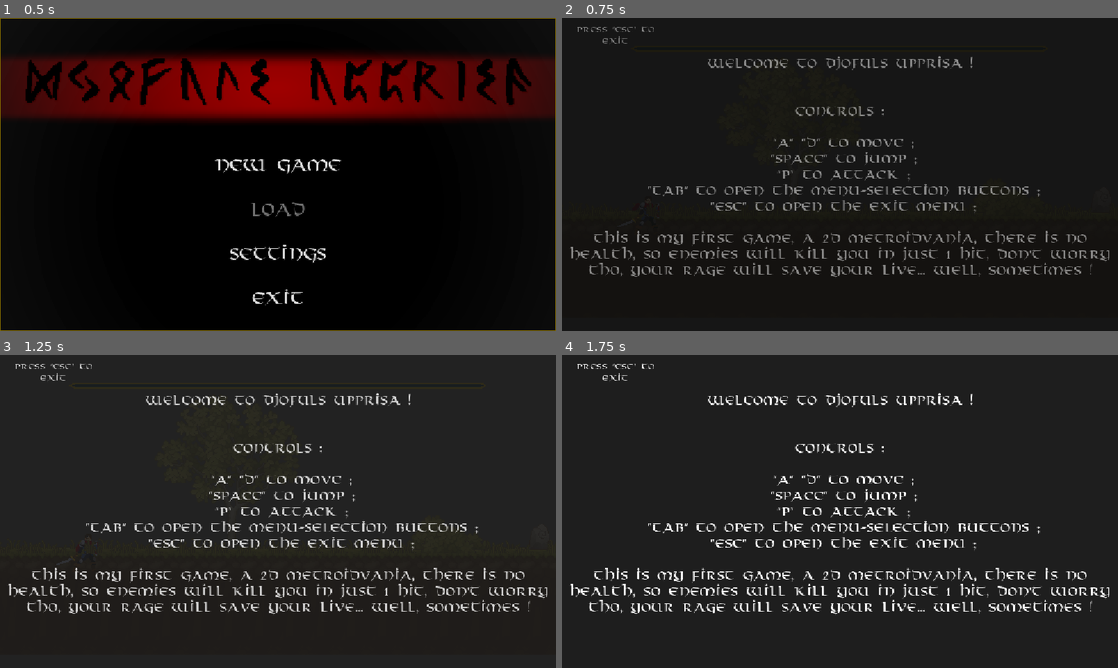
Above: before the commit, frames 1-4 (two rows, left to right).
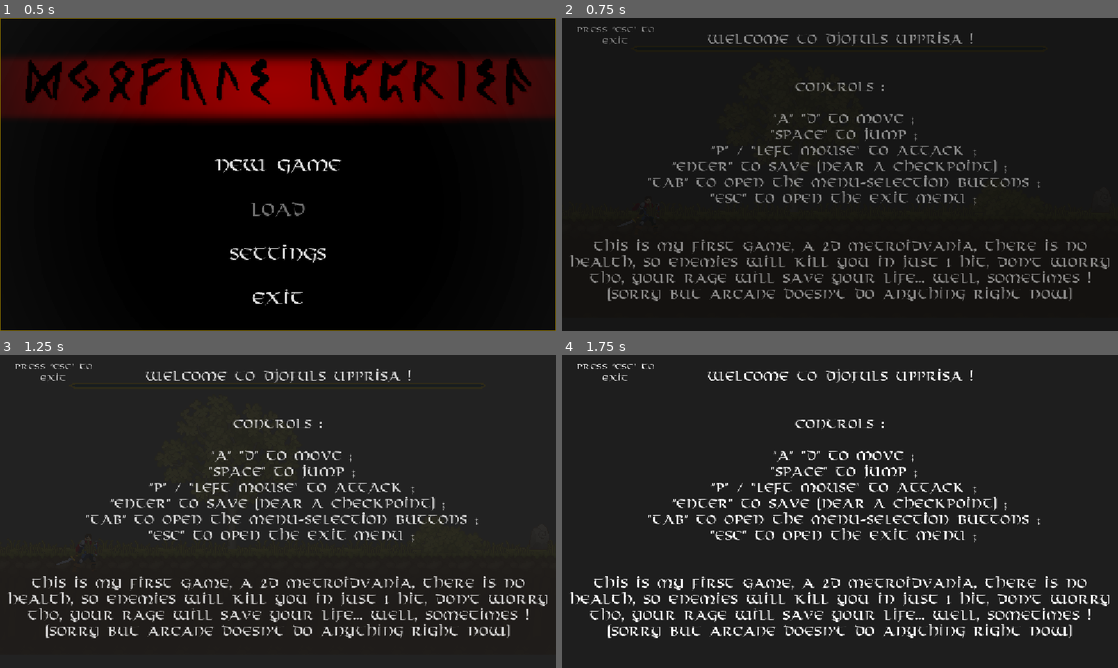
Above: after the commit, the same moments.

Repository: Leasx111/Tiofus-Ubrisa
Game: Godot game, scene res://scenes/Menus and Death Screen/Main Scene/main_scene.tscn
Two runs of this game, one before a commit and one after it. Both use one fixed random seed, a clock stepped at 60 frames per second and the inputs below.
Inputs (mouse positions are in pixels of both pictures, inside the frame that each line leads up to):
- Up to frame 1 (0.5 s): no input
- Up to frame 2 (0.75 s): click "New Game" at 0.5 s
- Up to frame 3 (1.25 s): no input
- Up to frame 4 (1.75 s): tap Enter (save) at 1.25 s; move the mouse to (962, 495) at 1.27 s; hold D (move_right) from 1.28 s (still down); tap P (attack) at 1.35 s; click (962, 495) at 1.42 s; tap Space (jump) at 1.52 s

Frame 1 is identical in both runs. In frame 2, 11% of the frame differs, in the area x 1-99%, y 4-91%; in frame 3, 11%; in frame 4, 12%.

Commit message:
polish gameplay

Diff:
--- a/project.godot
+++ b/project.godot
@@ -21,6 +21,8 @@
 
 [display]
 
+window/size/mode=3
+window/size/resizable=false
 window/size/borderless=true
 window/stretch/mode="canvas_items"
 
@@ -61,6 +63,7 @@
 "deadzone": 0.2,
 "events": [Object(InputEventKey,"resource_local_to_scene":false,"resource_name":"","device":-1,"window_id":0,"alt_press …(192 unchanged characters)…
 , Object(InputEventJoypadButton,"resource_local_to_scene":false,"resource_name":"","device":-1,"button_index":2,"pressure":0.0,"pressed":true,"script":null)
+, Object(InputEventMouseButton,"resource_local_to_scene":false,"resource_name":"","device":-1,"window_id":0,"alt_pressed":false,"shift_pressed":false,"ctrl_pressed":false,"meta_pressed":false,"button_mask":1,"position":Vector2(247, 21),"global_position":Vector2(256, 69),"factor":1.0,"button_index":1,"canceled":false,"pressed":true,"double_click":false,"script":null)
 ]
 }
 slide={
--- a/scenes/Characters/Enemies/Base Viking/base_viking.tscn
+++ b/scenes/Characters/Enemies/Base Viking/base_viking.tscn
@@ -235,7 +235,7 @@
 
 [node name="EnemyCollision" type="CollisionShape2D" parent="." unique_id=1881769884 groups=["hurtbox"]]
 z_index = 2
-position = Vector2(0, 3.75)
+position = Vector2(0, 4.75)
 shape = SubResource("CapsuleShape2D_md0e3")
 
 [node name="AnimationPlayer" type="AnimationPlayer" parent="." unique_id=1956484311]
--- a/scenes/Characters/Enemies/Ice Viking/ice_viking.tscn
+++ b/scenes/Characters/Enemies/Ice Viking/ice_viking.tscn
@@ -288,7 +288,7 @@
 
 [node name="EnemyCollision" type="CollisionShape2D" parent="." unique_id=1881769884 groups=["hurtbox"]]
 z_index = 2
-position = Vector2(0, 3.75)
+position = Vector2(0, 5.3499994)
 shape = SubResource("CapsuleShape2D_md0e3")
 
 [node name="AnimationPlayer" type="AnimationPlayer" parent="." unique_id=1956484311]
--- a/scenes/Menus and Death Screen/Menus/tutorial.tscn
+++ b/scenes/Menus and Death Screen/Menus/tutorial.tscn
@@ -36,11 +36,13 @@
 
  \"a\" \"d\" to move ;
  \"space\" to jump ;
- \"p\" to attack ;
+ \"p\" / \"left mouse\" to attack ;
+ \"enter\" to save (near a checkpoint) ;
  \"tab\" to open the menu-selection buttons ;
  \"esc\" to open the exit menu ;
 
-this is my first game, a 2d metroidvania, there is no health, so enemies will kill you in just 1 hit, don't worry tho, your rage will save your live... well, sometimes !
+
+this is my first game, a 2d metroidvania, there is no health, so enemies will kill you in just 1 hit, don't worry tho, your rage will save your life... well, sometimes ! (sorry but arcane doesn't do anything right now)
  "
 label_settings = SubResource("LabelSettings_41ecp")
 horizontal_alignment = 1
--- a/scenes/Rooms/room_2.tscn
+++ b/scenes/Rooms/room_2.tscn
@@ -1381,7 +1381,7 @@
 position = Vector2(530, 0)
 
 [node name="Enemy" parent="." unique_id=553816022 instance=ExtResource("3_77yun")]
-position = Vector2(-1.9999999, -30)
+position = Vector2(-1.9999998, -32)
 health = 500
 xp = 1000
 
